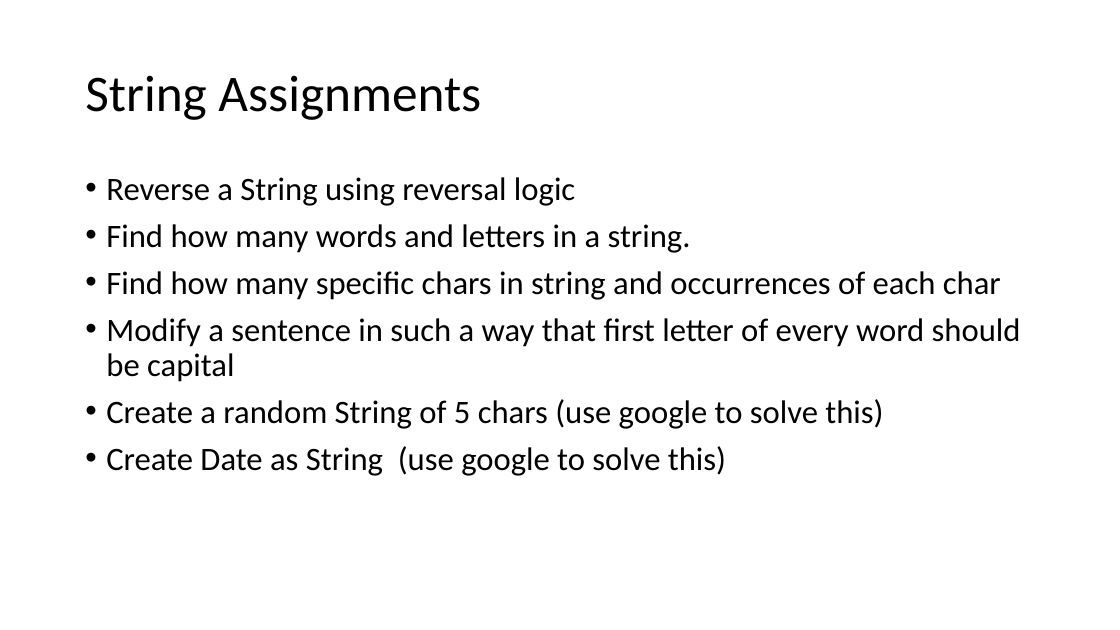
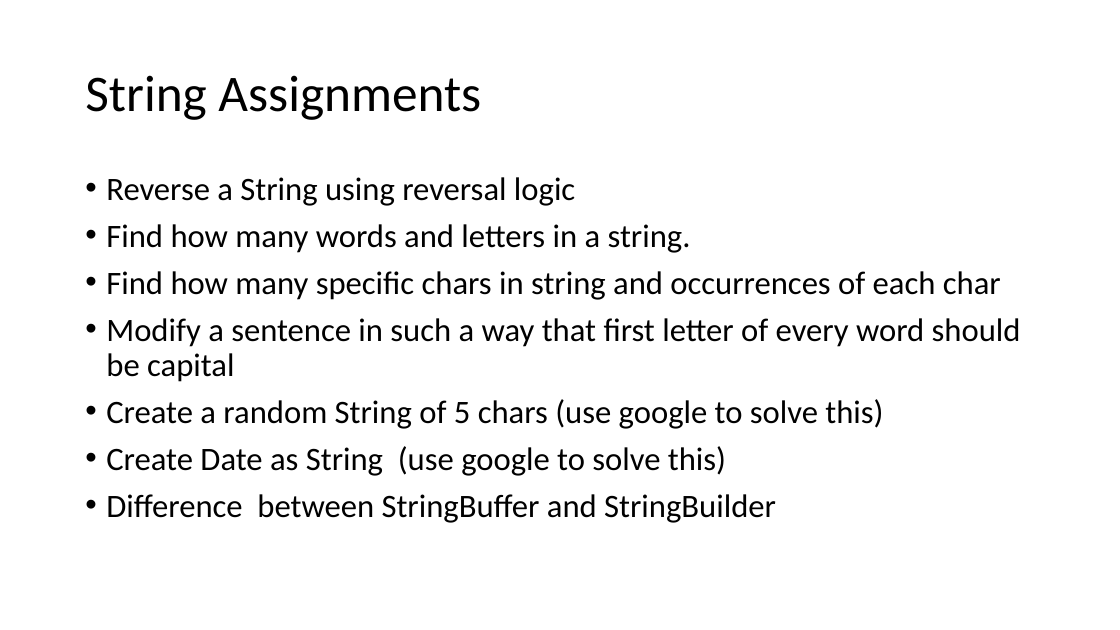
Before and after one commit to vaibhavraghuvanshi58/jiem, a slide deck: slide 6 of pptx/Session11.pptx (slide 5 before the commit). Drawn at 1120x630 pixels with LibreOffice and Linux fonts; fonts in the diff are those of the drawing. Boxes give left, top, right and bottom in pixels: in the first picture for what was removed or moved away, otherwise in the second. Text is boxed around its words. In the diff, an @@ line names an element or a change of style, - is before the commit and + after.

```diff
--- a/pptx/Session11.pptx
+++ b/pptx/Session11.pptx
@@ text at [106,494,776,523]: paragraph added @@
+• Difference between StringBuffer and StringBuilder
```
Also in this commit, not shown: 1 slide added, 1 other file.
